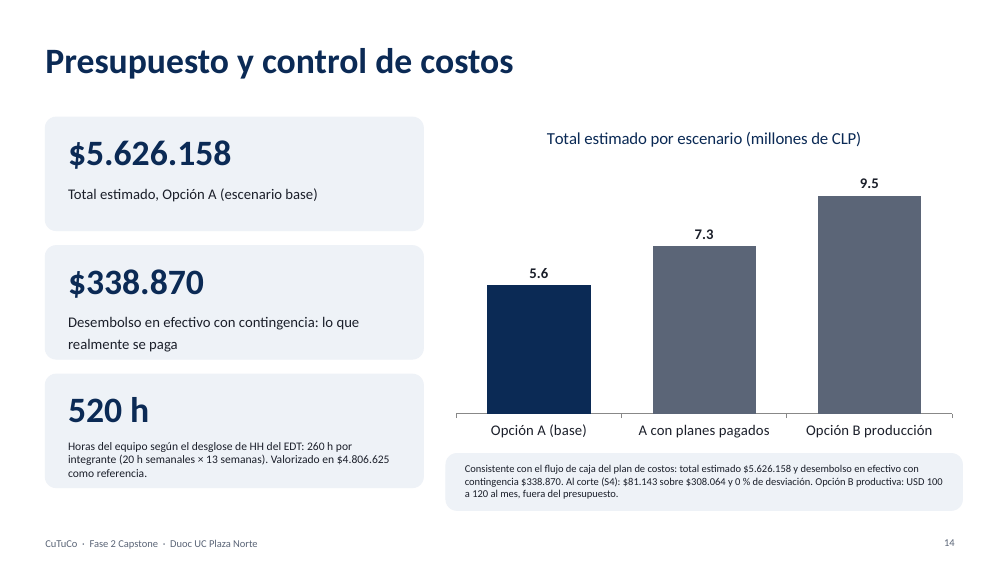
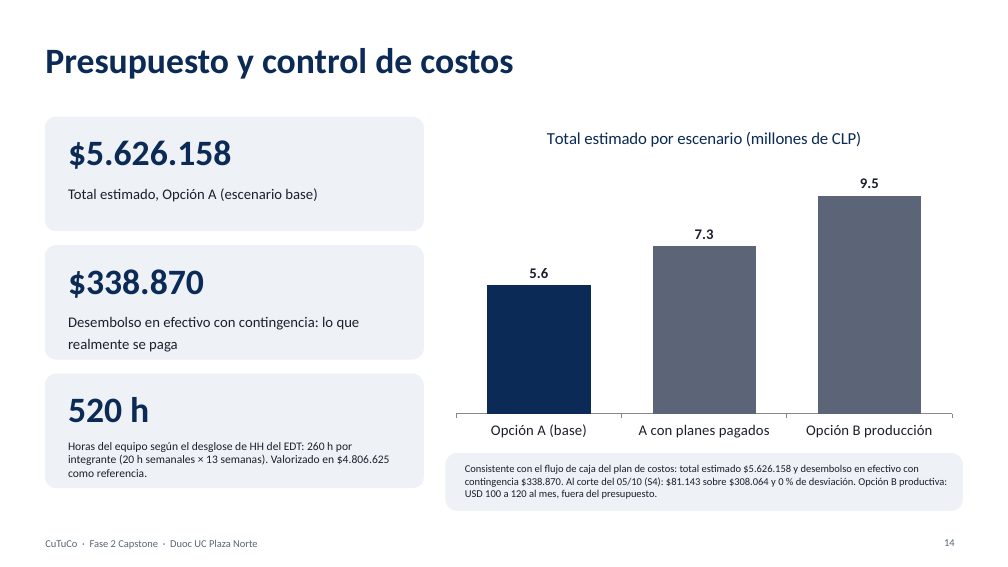
Before and after one commit to VichRo2005/cultiva_tu_compra, a slide deck: slide 14 of Fase 2/Evidencias Proyecto/Presentación Proyecto/CuTuCo Fase2.pptx. Drawn at 1008x567 pixels with LibreOffice and Linux fonts; fonts in the diff are those of the drawing; background and template pictures are left out. Boxes give left, top, right and bottom in pixels: in the first picture for what was removed or moved away, otherwise in the second. Text is boxed around its words. In the diff, an @@ line names an element or a change of style, - is before the commit and + after.

```diff
--- a/Fase 2/Evidencias Proyecto/Presentación Proyecto/CuTuCo Fase2.pptx
+++ b/Fase 2/Evidencias Proyecto/Presentación Proyecto/CuTuCo Fase2.pptx
@@ text at (x1=465, y1=464, x2=947, y2=499): text changed @@
-Consistente con el flujo de caja del plan de costos: total estimado $5.626.158 y desembolso en efectivo con contingencia $338.870. Al corte (S4): $81.143 sobre $308.064 y 0 % de desviación. Opción B productiva: USD 100 a 120 al mes, fuera del presupuesto.
+Consistente con el flujo de caja del plan de costos: total estimado $5.626.158 y desembolso en efectivo con contingencia $338.870. Al corte del 05/10 (S4): $81.143 sobre $308.064 y 0 % de desviación. Opción B productiva: USD 100 a 120 al mes, fuera del presupuesto.
```
Also in this commit, not shown: 16 other slides changed, 12 other files.
